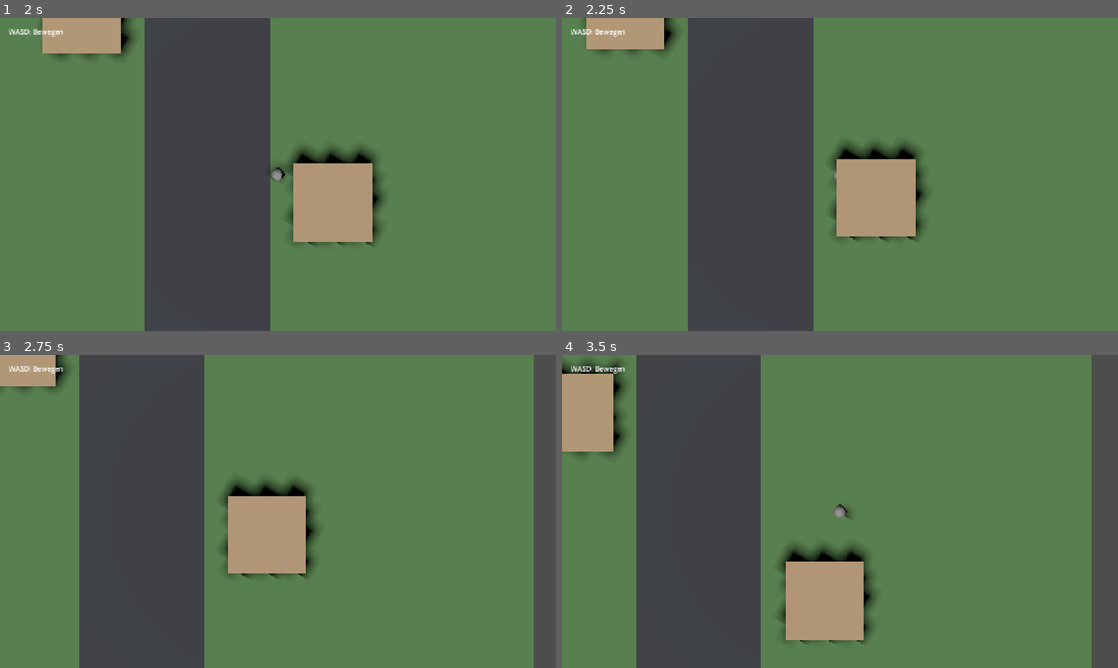
Above: before the commit, frames 1-4 (two rows, left to right).
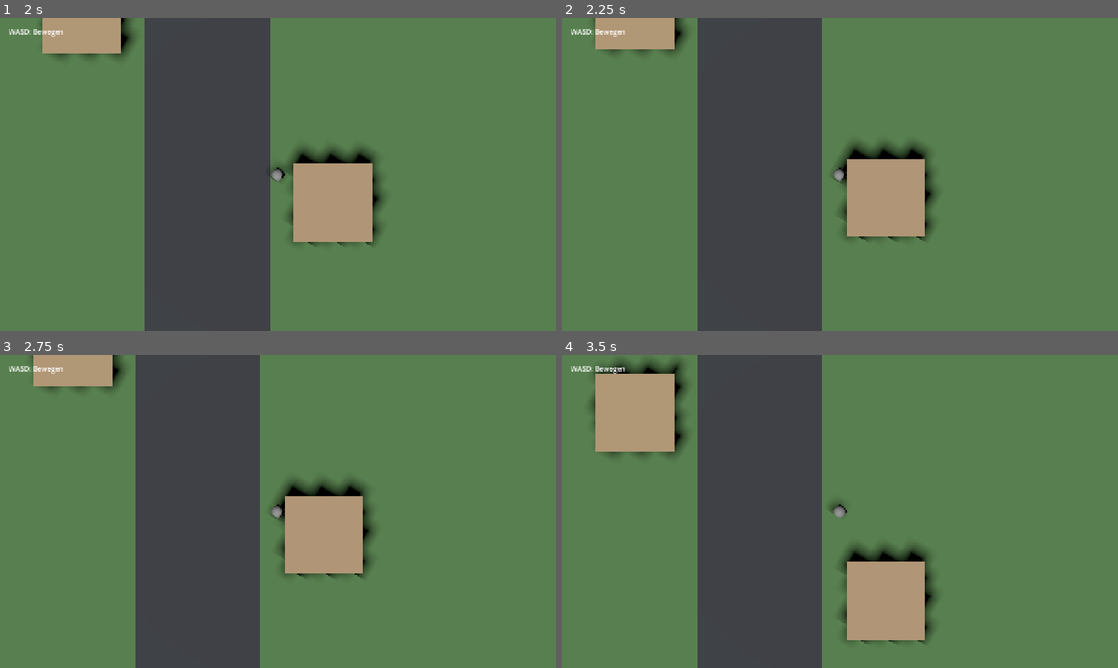
Above: after the commit, the same moments.

Repository: settstep/OpenCrime
Game: Godot game, scene res://scenes/main.tscn
The game is run twice, just before and just after one commit, with the same random seed, the same clock (stepped at 60 frames per second) and the same inputs.
Inputs:
- Up to frame 1 (2 s): tap Enter at 0.5 s; hold D (move_right) 0.53-1.28 s; hold S (move_back) from 1.28 s (still down)
- Up to frame 2 (2.25 s): release S (move_back) at 2.03 s; hold D (move_right) from 2.03 s (still down)
- Up to frame 3 (2.75 s): keep holding D (move_right)
- Up to frame 4 (3.5 s): release D (move_right) at 2.78 s; hold W (move_forward) from 2.78 s (still down)

Frame 1 is identical in both runs. In frame 2, 5.7% of the frame differs, in the area x 3-68%, y 0-100%; in frame 3, 30%; in frame 4, 34%, in the area x 0-100%, y 0-100%.

Commit message:
added collision

Diff:
--- a/scenes/main.tscn
+++ b/scenes/main.tscn
@@ -26,6 +26,9 @@
 material = SubResource("BuildingMaterial")
 size = Vector3(5, 3, 5)
 
+[sub_resource type="BoxShape3D" id="BuildingShape"]
+size = Vector3(5, 3, 5)
+
 [node name="Main" type="Node3D"]
 
 [node name="DirectionalLight3D" type="DirectionalLight3D" parent="."]
@@ -45,13 +48,23 @@
 position = Vector3(0, 0.01, 0)
 mesh = SubResource("RoadMesh")
 
-[node name="Building1" type="MeshInstance3D" parent="."]
+[node name="Building1" type="StaticBody3D" parent="."]
 position = Vector3(-8, 1.5, -6)
+
+[node name="MeshInstance3D" type="MeshInstance3D" parent="Building1"]
 mesh = SubResource("BuildingMesh")
 
-[node name="Building2" type="MeshInstance3D" parent="."]
+[node name="CollisionShape3D" type="CollisionShape3D" parent="Building1"]
+shape = SubResource("BuildingShape")
+
+[node name="Building2" type="StaticBody3D" parent="."]
 position = Vector3(8, 1.5, 6)
+
+[node name="MeshInstance3D" type="MeshInstance3D" parent="Building2"]
 mesh = SubResource("BuildingMesh")
+
+[node name="CollisionShape3D" type="CollisionShape3D" parent="Building2"]
+shape = SubResource("BuildingShape")
 
 [node name="Player" parent="." instance=ExtResource("1_player")]
 position = Vector3(0, 0.9, 0)
Not shown: 1 places in scenes/main.tscn that only renumber resources
Not shown, changed: githubcosts.md
